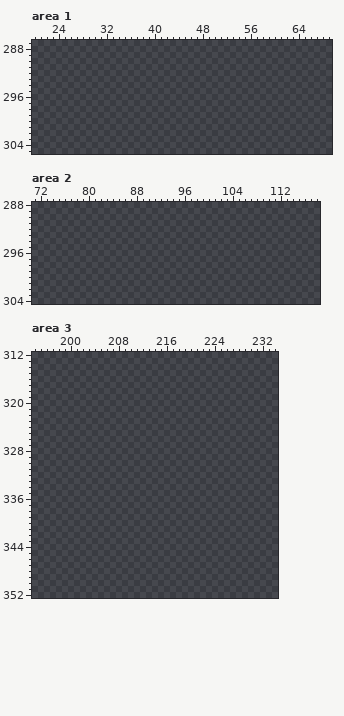
Pixel-art file -- assets/GUI concept.aseprite. The picture above was drawn from the file before the commit.
741x375 pixels, 1 frame. Colours within 5 levels of each other are drawn and written as one. Shown: area 1: x 20..69, y 287..305; area 2: x 71..118, y 288..304; area 3: x 194..234, y 312..352. The commit also changed other parts of the picture, which this record leaves out.
New version:
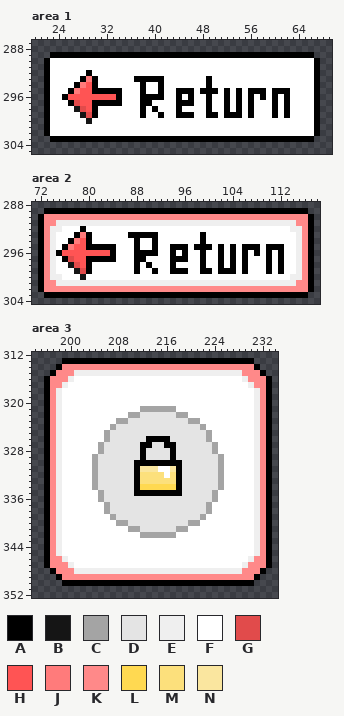
Palette (. is transparent): A #000000  B #151515  C #a4a4a4  D #e4e4e4  E #efefef  F #ffffff  G #e14b4b  H #ff5454  J #ff7b7b  K #ff8989  L #ffd951  M #fce07c  N #fae69f
The author wrote: Added: Button Hover & Return Button
The edit:
Changed rows in their new state; - is an unchanged pixel.
Area 1, layer "Menu select (buttons here)":
first column x 22:
289 -AAAAAAAAAAAAAAAAAAAAAAAAAAAAAAAAAAAAAAAAAAAA-
290 AFFFFFFFFFFFFFFFFFFFFFFFFFFFFFFFFFFFFFFFFFFFFA
291 AFFFFFFFFFFFFFFFFFFFFFFFFFFFFFFFFFFFFFFFFFFFFA
292 AFFFFFFAFFFFFFFFFFFFFFFFFFFFFFFFFFFFFFFFFFFFFA
293 AFFFFFAJAFFFFFFAAAAAFFFFFFFAFFFFFFFFFFFFFFFFFA
294 AFFFFAJHAFFFFFFFAFFAFFFFFFFAFFFFFFFFFFFFFFFFFA
295 AFFFAJHHAAAAAFFFAFFAFFAAAFAAAFAFAFAAAFAAAFFFFA
296 AFFAHHHHHHHHAFFFAAAAFFAFAFFAFFAFAFAFAFAFAFFFFA
297 AFFFAGHHAAAAAFFFAAFFFFAAAFFAFFAFAFAFFFAFAFFFFA
298 AFFFFBGHAFFFFFFFAFAFFFAFFFFAFFAFAFAFFFAFAFFFFA
299 AFFFFFBGAFFFFFFFAFFAFFAAAFFAAFAAAFAFFFAFAFFFFA
300 AFFFFFFBFFFFFFFFFFFFFFFFFFFFFFFFFFFFFFFFFFFFFA
301 AFFFFFFFFFFFFFFFFFFFFFFFFFFFFFFFFFFFFFFFFFFFFA
302 AFFFFFFFFFFFFFFFFFFFFFFFFFFFFFFFFFFFFFFFFFFFFA
303 -AAAAAAAAAAAAAAAAAAAAAAAAAAAAAAAAAAAAAAAAAAAA-
Area 2, layer "Menu select (buttons here)":
first column x 72:
289 -AAAAAAAAAAAAAAAAAAAAAAAAAAAAAAAAAAAAAAAAAAAA-
290 AKKKKKKKKKKKKKKKKKKKKKKKKKKKKKKKKKKKKKKKKKKKKA
291 AKKEEEEEEEEEEEEEEEEEEEEEEEEEEEEEEEEEEEEEEEEKKA
292 AKEEFFFAFFFFFFFFFFFFFFFFFFFFFFFFFFFFFFFFFFEEKA
293 AKEFFFAJAFFFFFFAAAAAFFFFFFFAFFFFFFFFFFFFFFFEKA
294 AKEFFAJHAFFFFFFFAFFAFFFFFFFAFFFFFFFFFFFFFFFEKA
295 AKEFAJHHAAAAAFFFAFFAFFAAAFAAAFAFAFAAAFAAAFFEKA
296 AKEAHHHHHHHHAFFFAAAAFFAFAFFAFFAFAFAFAFAFAFFEKA
297 AKEFAGHHAAAAAFFFAAFFFFAAAFFAFFAFAFAFFFAFAFFEKA
298 AKEFFBGHAFFFFFFFAFAFFFAFFFFAFFAFAFAFFFAFAFFEKA
299 AKEFFFBGAFFFFFFFAFFAFFAAAFFAAFAAAFAFFFAFAFFEKA
300 AKEEFFFBFFFFFFFFFFFFFFFFFFFFFFFFFFFFFFFFFFEEKA
301 AKKEEEEEEEEEEEEEEEEEEEEEEEEEEEEEEEEEEEEEEEEKKA
302 AKKKKKKKKKKKKKKKKKKKKKKKKKKKKKKKKKKKKKKKKKKKKA
303 -AAAAAAAAAAAAAAAAAAAAAAAAAAAAAAAAAAAAAAAAAAAA-
Area 3, layer "Menu select (buttons here)":
first column x 196:
313 ---AAAAAAAAAAAAAAAAAAAAAAAAAAAAAAAA---
314 --AKKKKKKKKKKKKKKKKKKKKKKKKKKKKKKKKA--
315 -AKKKEEEEEEEEEEEEEEEEEEEEEEEEEEEEKKKA-
316 AKKKEFFFFFFFFFFFFFFFFFFFFFFFFFFFFEKKKA
317 AKKEFFFFFFFFFFFFFFFFFFFFFFFFFFFFFFEKKA
318 AKEFFFFFFFFFFFFFFFFFFFFFFFFFFFFFFFFEKA
319 AKEFFFFFFFFFFFFFFFFFFFFFFFFFFFFFFFFEKA
320 AKEFFFFFFFFFFFFFFFFFFFFFFFFFFFFFFFFEKA
321 AKEFFFFFFFFFFFFFCCCCCCFFFFFFFFFFFFFEKA
322 AKEFFFFFFFFFFFCCDDDDDDCCFFFFFFFFFFFEKA
323 AKEFFFFFFFFFCCDDDDDDDDDDCCFFFFFFFFFEKA
324 AKEFFFFFFFFCDDDDDDDDDDDDDDCFFFFFFFFEKA
325 AKEFFFFFFFCDDDDDDDDDDDDDDDDCFFFFFFFEKA
326 AKEFFFFFFFCDDDDDDAAAADDDDDDCFFFFFFFEKA
327 AKEFFFFFFCDDDDDDAADDAADDDDDDCFFFFFFEKA
328 AKEFFFFFFCDDDDDDADDDDADDDDDDCFFFFFFEKA
329 AKEFFFFFCDDDDDDDADDDDADDDDDDDCFFFFFEKA
330 AKEFFFFFCDDDDDDAAAAAAAADDDDDDCFFFFFEKA
331 AKEFFFFFCDDDDDDANNNFFNADDDDDDCFFFFFEKA
332 AKEFFFFFCDDDDDDAMMMMFMADDDDDDCFFFFFEKA
333 AKEFFFFFCDDDDDDAMMMMMMADDDDDDCFFFFFEKA
334 AKEFFFFFCDDDDDDALLLLLLADDDDDDCFFFFFEKA
335 AKEFFFFFFCDDDDDAAAAAAAADDDDDCFFFFFFEKA
336 AKEFFFFFFCDDDDDDDDDDDDDDDDDDCFFFFFFEKA
337 AKEFFFFFFFCDDDDDDDDDDDDDDDDCFFFFFFFEKA
338 AKEFFFFFFFCDDDDDDDDDDDDDDDDCFFFFFFFEKA
339 AKEFFFFFFFFCDDDDDDDDDDDDDDCFFFFFFFFEKA
340 AKEFFFFFFFFFCCDDDDDDDDDDCCFFFFFFFFFEKA
341 AKEFFFFFFFFFFFCCDDDDDDCCFFFFFFFFFFFEKA
342 AKEFFFFFFFFFFFFFCCCCCCFFFFFFFFFFFFFEKA
343 AKEFFFFFFFFFFFFFFFFFFFFFFFFFFFFFFFFEKA
344 AKEFFFFFFFFFFFFFFFFFFFFFFFFFFFFFFFFEKA
345 AKEFFFFFFFFFFFFFFFFFFFFFFFFFFFFFFFFEKA
346 AKKEFFFFFFFFFFFFFFFFFFFFFFFFFFFFFFEKKA
347 AKKKEFFFFFFFFFFFFFFFFFFFFFFFFFFFFEKKKA
348 -AKKKEEEEEEEEEEEEEEEEEEEEEEEEEEEEKKKA-
349 --AKKKKKKKKKKKKKKKKKKKKKKKKKKKKKKKKA--
350 ---AAAAAAAAAAAAAAAAAAAAAAAAAAAAAAAA---
Boxes around the changes in both pictures, in picture pixels (x1, y1, x2, y2):
added: (44, 52, 320, 142)
added: (38, 208, 314, 298)
added: (44, 358, 272, 586)
